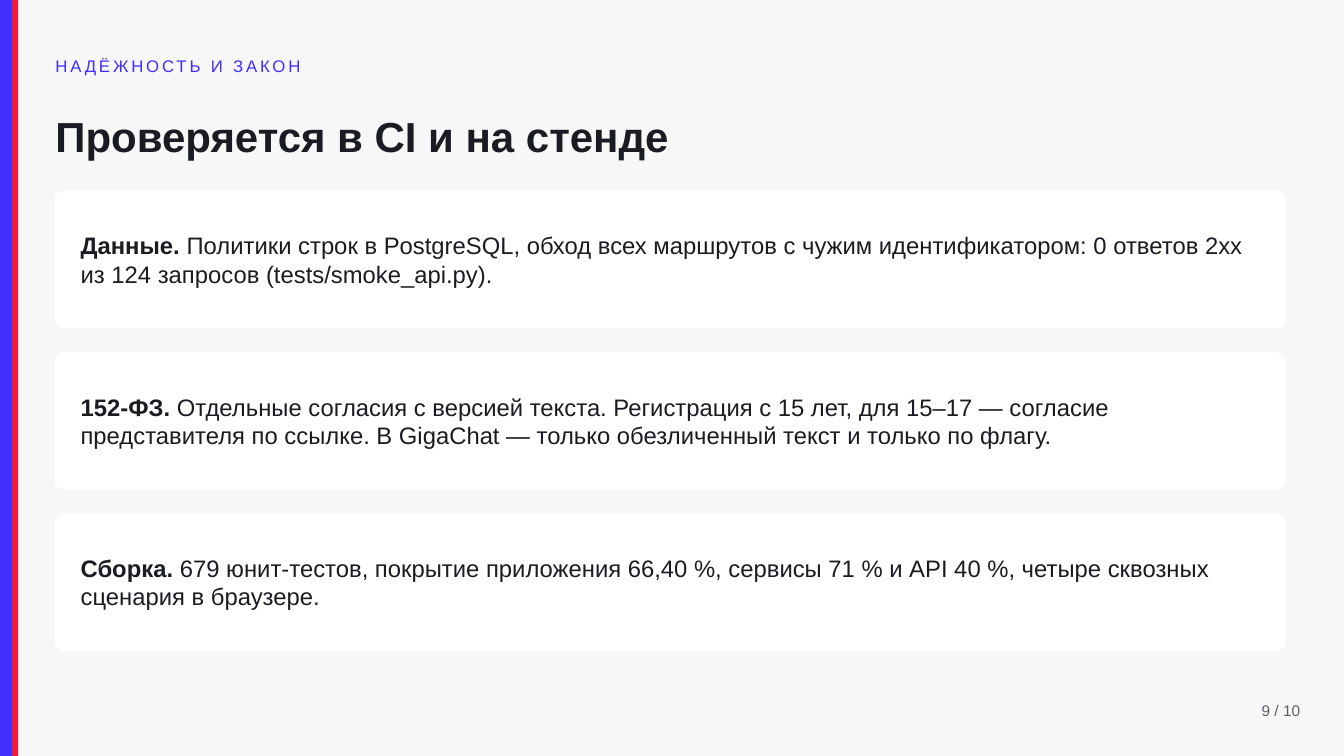
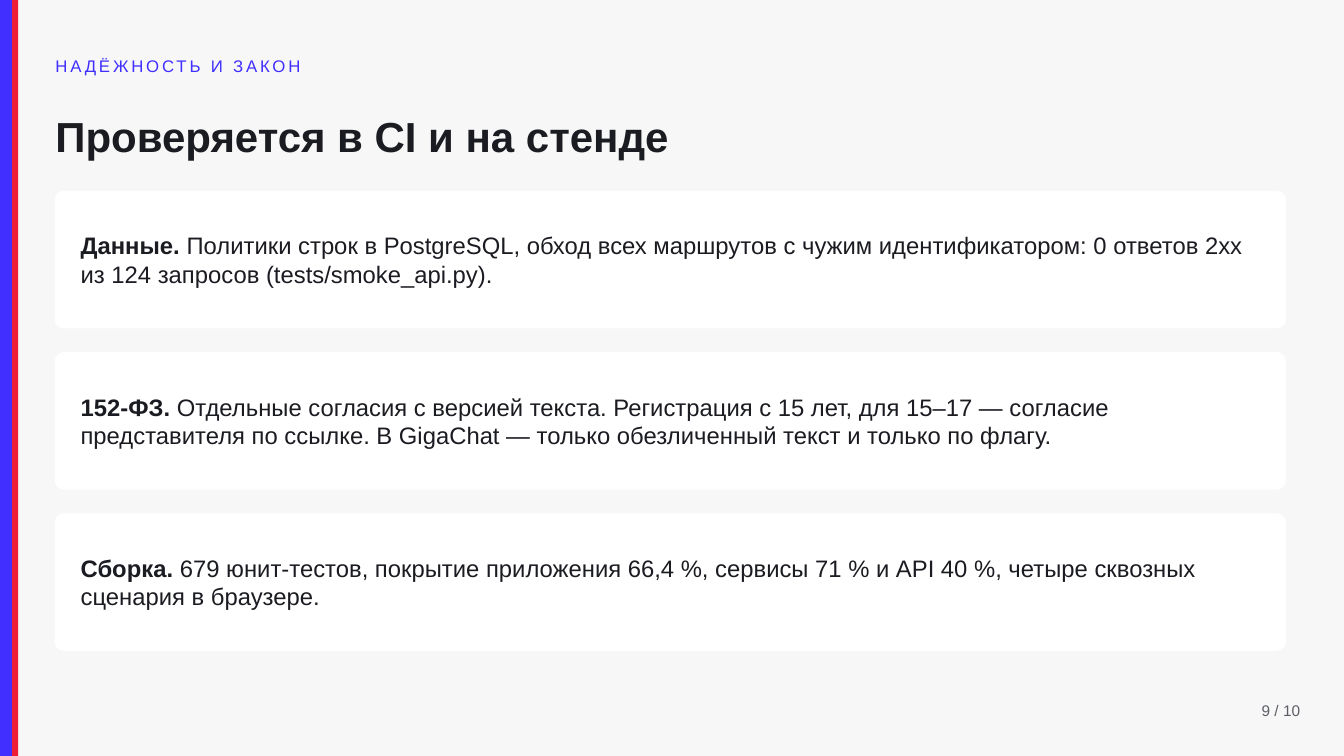
Before and after one commit to KonkovDV/fsp-talent, a slide deck: slide 9 of docs/pitch.pptx. Drawn at 1344x756 pixels with LibreOffice and Linux fonts; fonts in the diff are those of the drawing. Boxes give left, top, right and bottom in pixels: in the first picture for what was removed or moved away, otherwise in the second. Text is boxed around its words. In the diff, an @@ line names an element or a change of style, - is before the commit and + after.

Commit message:
Сверять покрытие до десятых, чтобы цифра совпала в CI.

```diff
--- a/docs/pitch.pptx
+++ b/docs/pitch.pptx
@@ text at box(81, 559, 1196, 610): text changed @@
-Сборка. 679 юнит-тестов, покрытие приложения 66,40 %, сервисы 71 % и API 40 %, четыре сквозных сценария в браузере.
+Сборка. 679 юнит-тестов, покрытие приложения 66,4 %, сервисы 71 % и API 40 %, четыре сквозных сценария в браузере.
```
Also in this commit, not shown: 7 other files.
